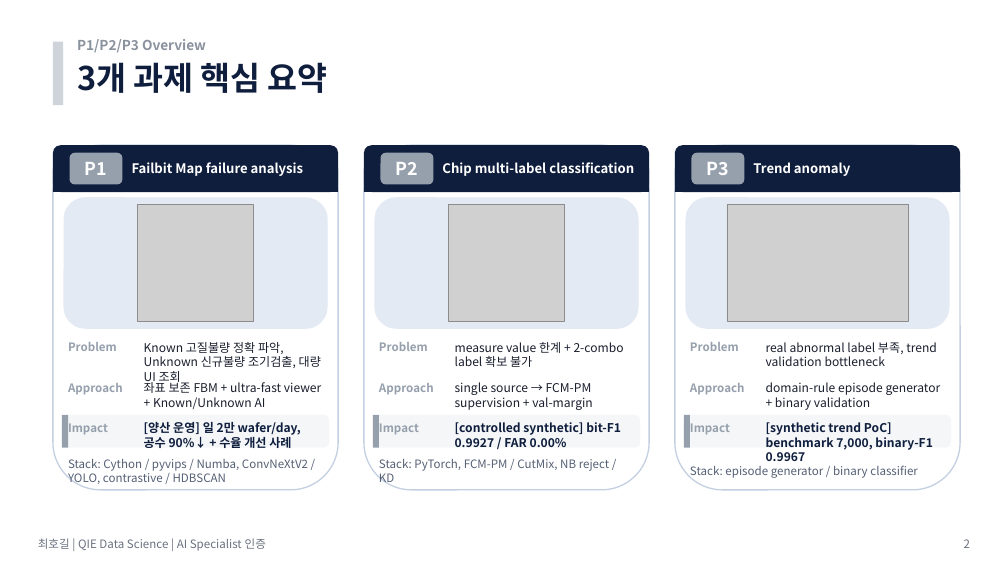
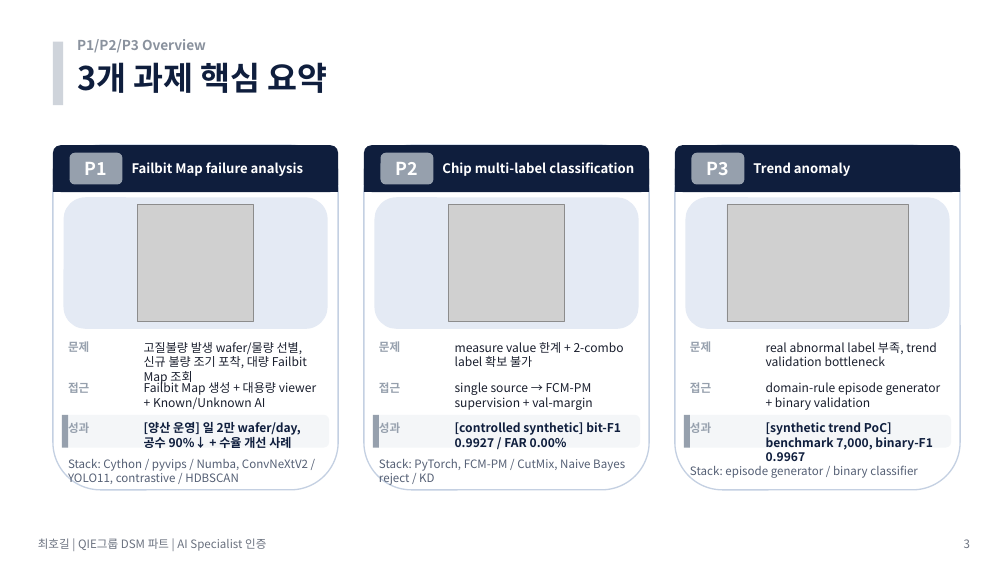
Before and after one commit to hogil/fbm_paper, a slide deck: slide 3 of recommendation/presentation/'26년 AI Specialist 면접 심사 자료_메모리사업부_최호길_평가항목_summary_with_images.pptx (slide 2 before the commit). Drawn at 1008x567 pixels with LibreOffice and Linux fonts; fonts in the diff are those of the drawing; grey boxes stand for pictures. Boxes give left, top, right and bottom in pixels: in the first picture for what was removed or moved away, otherwise in the second. Text is boxed around its words. In the diff, an @@ line names an element or a change of style, - is before the commit and + after.

Commit message:
Sync closing slide tuning wording

```diff
--- a/recommendation/presentation/'26년 AI Specialist 면접 심사 자료_메모리사업부_최호길_평가항목_summary_with_images.pptx
+++ b/recommendation/presentation/'26년 AI Specialist 면접 심사 자료_메모리사업부_최호길_평가항목_summary_with_images.pptx
@@ text at box(68, 341, 89, 352): text changed @@
-Problem
+문제
@@ text at box(144, 342, 307, 384): text changed @@
-Known 고질불량 정확 파악, Unknown 신규불량 조기검출, 대량 UI 조회
+고질불량 발생 wafer/물량 선별, 신규 불량 조기 포착, 대량 Failbit Map 조회
@@ text at box(379, 341, 400, 352): text changed @@
-Problem
+문제
@@ text at box(690, 341, 711, 352): text changed @@
-Problem
+문제
@@ text at box(68, 382, 89, 393): text changed @@
-Approach
+접근
@@ text at box(144, 380, 316, 409): text changed @@
-좌표 보존 FBM + ultra-fast viewer + Known/Unknown AI
+Failbit Map 생성 + 대용량 viewer + Known/Unknown AI
@@ text at box(379, 382, 400, 393): text changed @@
-Approach
+접근
@@ text at box(690, 382, 711, 393): text changed @@
-Approach
+접근
@@ text at box(68, 422, 89, 433): text changed @@
-Impact
+성과
@@ text at box(379, 422, 400, 433): text changed @@
-Impact
+성과
@@ text at box(690, 422, 711, 433): text changed @@
-Impact
+성과
@@ text at box(68, 459, 308, 486): text changed @@
-Stack: Cython / pyvips / Numba, ConvNeXtV2 / YOLO, contrastive / HDBSCAN
+Stack: Cython / pyvips / Numba, ConvNeXtV2 / YOLO11, contrastive / HDBSCAN
@@ text at box(379, 459, 625, 486): text changed @@
-Stack: PyTorch, FCM-PM / CutMix, NB reject / KD
+Stack: PyTorch, FCM-PM / CutMix, Naive Bayes reject / KD
@@ text at box(38, 538, 266, 551): text changed @@
-최호길 | QIE Data Science | AI Specialist 인증
+최호길 | QIE그룹 DSM 파트 | AI Specialist 인증
@@ text at box(964, 539, 970, 548): text changed @@
-2
+3
```
Also in this commit, not shown: 22 other slides changed, 5 slides added, 5 slides removed, 2 other files.
